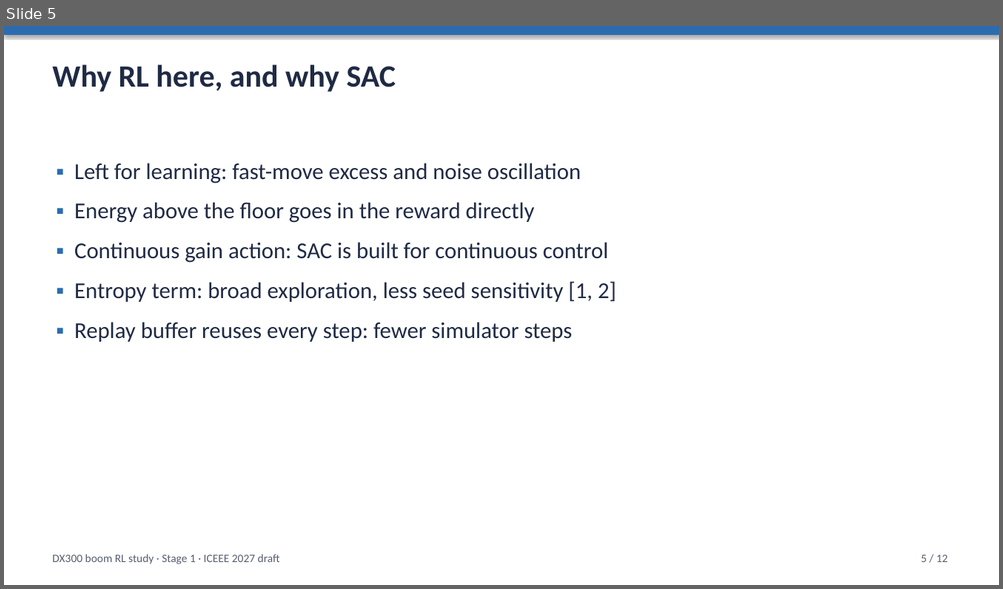
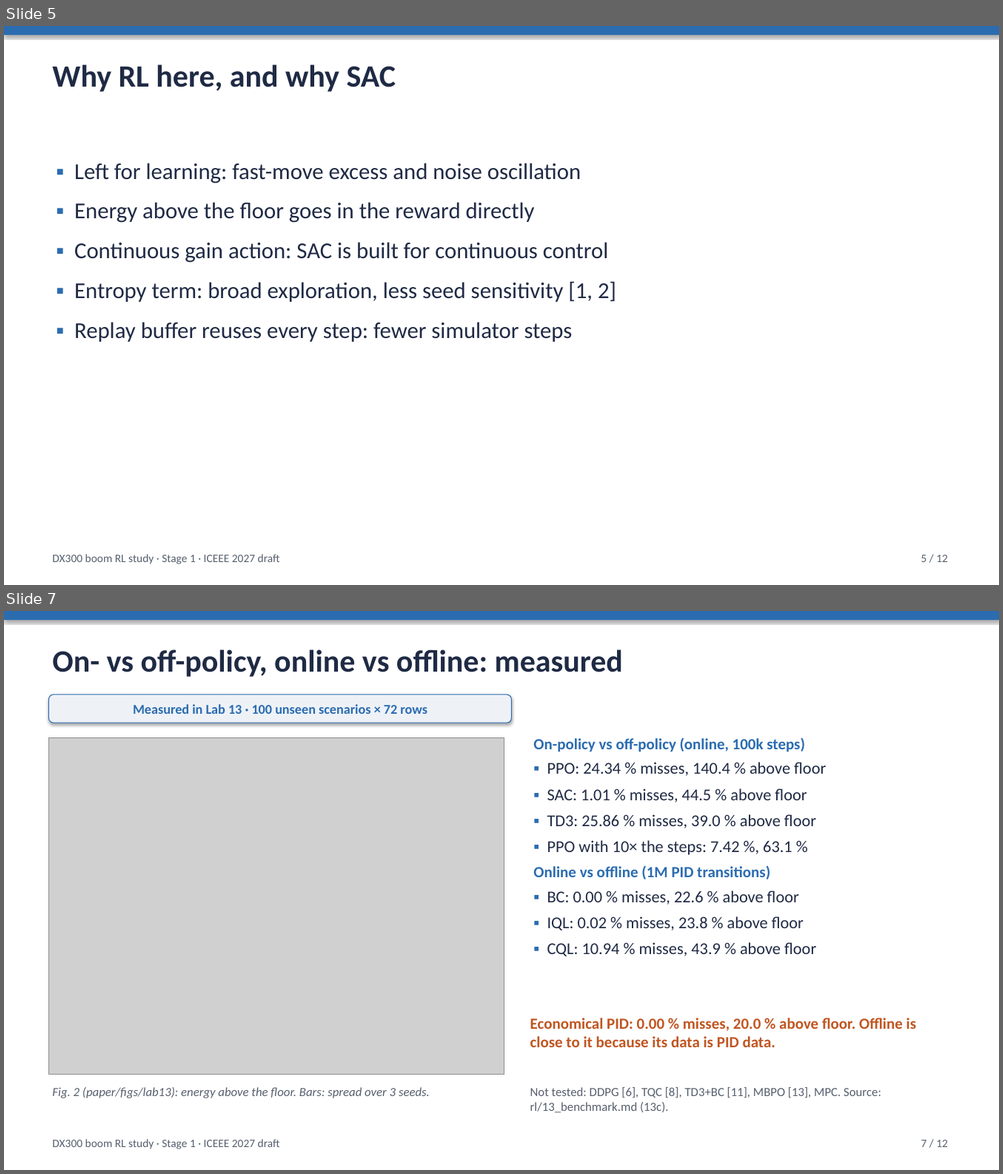
Before and after one commit to Ahmedayyadw/dx300-sim, a slide deck: slides/dx300_sac_methods.pptx. Shown one above the other, each under a label of ours: slide 5 before the commit, slides 5 and 7 after it; the slides between them are not shown. The pictures are 1003x589 and 1003x1174 pixels, drawn with LibreOffice and Linux fonts; fonts in the diff are those of the drawing; grey boxes stand for pictures. Boxes give left, top, right and bottom in pixels: in the first picture for what was removed or moved away, otherwise in the second. Text is boxed around its words. In the diff, an @@ line names an element or a change of style, - is before the commit and + after.

```diff
--- a/slides/dx300_sac_methods.pptx
+++ b/slides/dx300_sac_methods.pptx
@@ slide 7 added at bbox=[4, 611, 999, 1170], background #FFFFFF @@
@@ rectangle added at bbox=[4, 611, 999, 620], fill #2B6CB0 @@
@@ text added at bbox=[52, 649, 623, 677], 30 pt, text #1F2A44, bold @@
+On- vs off-policy, online vs offline: measured
@@ rounded rectangle added at bbox=[48, 695, 512, 723], fill #EEF2F7, outline #2B6CB0 0.75 pt, 13 pt, text #2B6CB0, bold @@
+Measured in Lab 13 · 100 unseen scenarios × 72 rows
@@ picture added at bbox=[48, 738, 504, 1074] @@
@@ text added at bbox=[533, 738, 825, 957], 16 pt, text #1F2A44 @@
+On-policy vs off-policy (online, 100k steps)
+▪ PPO: 24.34 % misses, 140.4 % above floor
+▪ SAC: 1.01 % misses, 44.5 % above floor
+▪ TD3: 25.86 % misses, 39.0 % above floor
+▪ PPO with 10× the steps: 7.42 %, 63.1 %
+Online vs offline (1M PID transitions)
+▪ BC: 0.00 % misses, 22.6 % above floor
+▪ IQL: 0.02 % misses, 23.8 % above floor
+▪ CQL: 10.94 % misses, 43.9 % above floor
@@ text added at bbox=[530, 1018, 916, 1048], 15 pt, text #C05621, bold @@
+Economical PID: 0.00 % misses, 20.0 % above floor. Offline is close to it because its data is PID data.
@@ text added at bbox=[52, 1088, 430, 1099], 12 pt, text #555F6D, italic @@
+Fig. 2 (paper/figs/lab13): energy above the floor. Bars: spread over 3 seeds.
@@ text added at bbox=[530, 1088, 881, 1113], 12 pt, text #555F6D @@
+Not tested: DDPG [6], TQC [8], TD3+BC [11], MBPO [13], MPC. Source: rl/13_benchmark.md (13c).
@@ text added at bbox=[52, 1139, 280, 1150], 11 pt, text #555F6D @@
+DX300 boom RL study · Stage 1 · ICEEE 2027 draft
@@ text added at bbox=[921, 1140, 948, 1147], 11 pt, text #555F6D @@
+7 / 12
```
Also in this commit, not shown: 3 other slides added, 4 slides removed, 2 other files.
